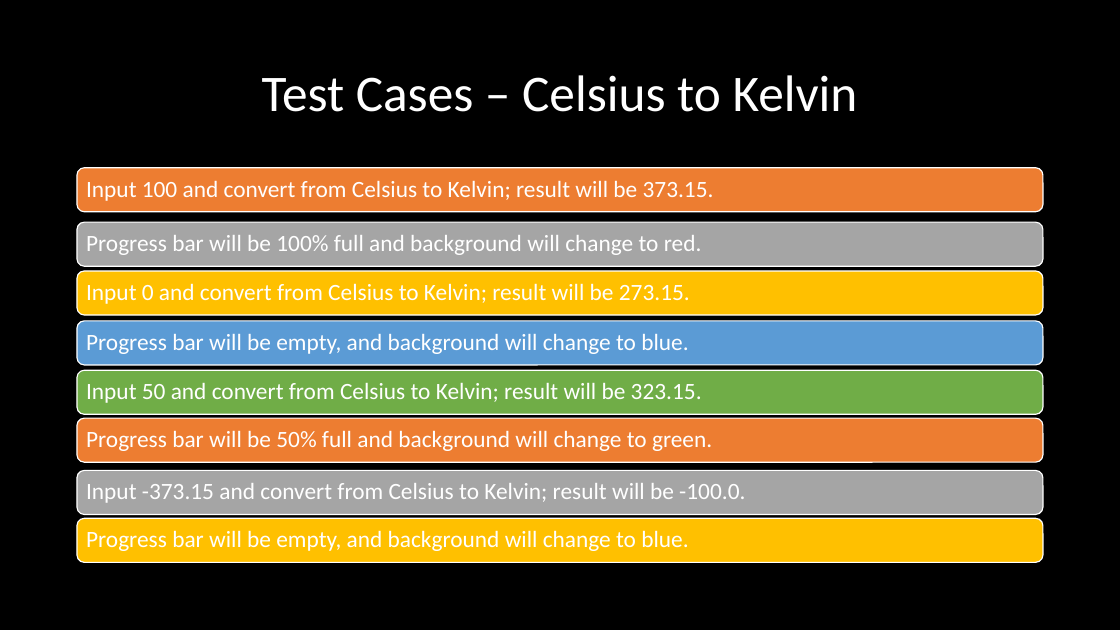
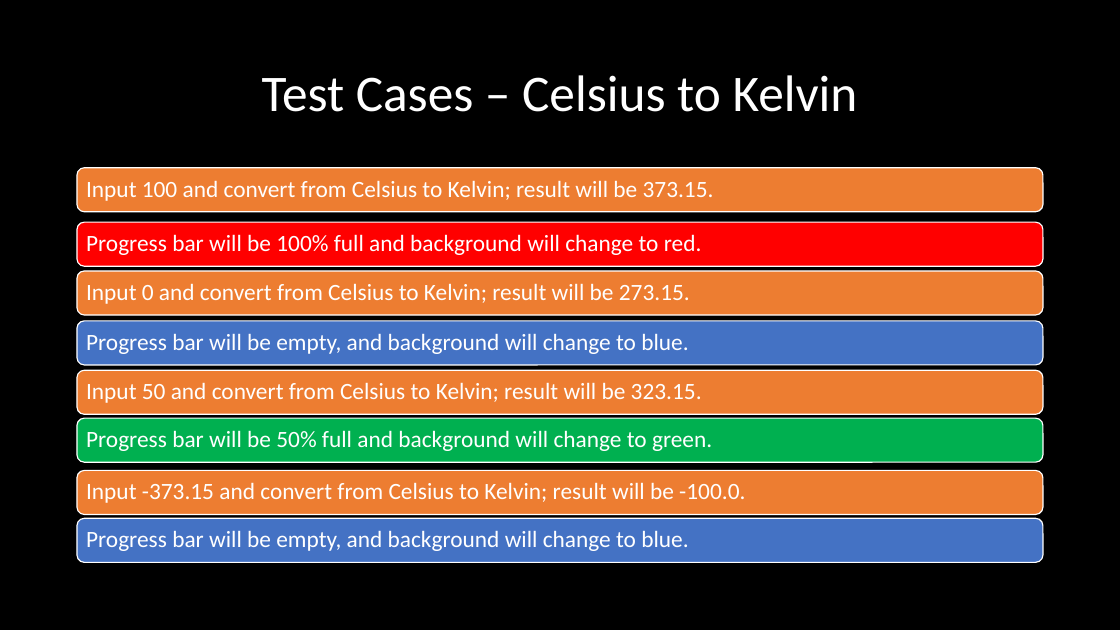
Before and after one commit to acn1008/ProjectComp730, a slide deck: slide 11 of Final Project.pptx. Drawn at 1120x630 pixels with LibreOffice and Linux fonts; fonts in the diff are those of the drawing; background and template pictures are left out. Boxes give left, top, right and bottom in pixels: in the first picture for what was removed or moved away, otherwise in the second. Text is boxed around its words. In the diff, an @@ line names an element or a change of style, - is before the commit and + after.

Commit message:
Add files via upload
Changing background in test case slides to reflect results of tests

```diff
--- a/Final Project.pptx
+++ b/Final Project.pptx
@@ rounded rectangle at box(77, 222, 1044, 266): fill #A5A5A5 to #FF0000 @@
@@ rounded rectangle at box(77, 271, 1044, 315): fill #FFC000 to #ED7D31 @@
@@ rounded rectangle at box(77, 321, 1044, 365): fill #5B9BD5 to #4472C4 @@
@@ rounded rectangle: place and size @@
-rounded rectangle at box(77, 418, 1044, 462)
+rounded rectangle at box(77, 371, 1044, 414)
@@ rounded rectangle: place and size @@
-rounded rectangle at box(77, 371, 1044, 414)
+rounded rectangle at box(77, 418, 1044, 462)
@@ rounded rectangle at box(77, 418, 1044, 462): fill #70AD47 to #00B050 @@
@@ rounded rectangle at box(77, 471, 1044, 514): fill #A5A5A5 to #ED7D31 @@
@@ rounded rectangle at box(77, 518, 1044, 562): fill #FFC000 to #4472C4 @@
```
Also in this commit, not shown: 5 other slides changed.
